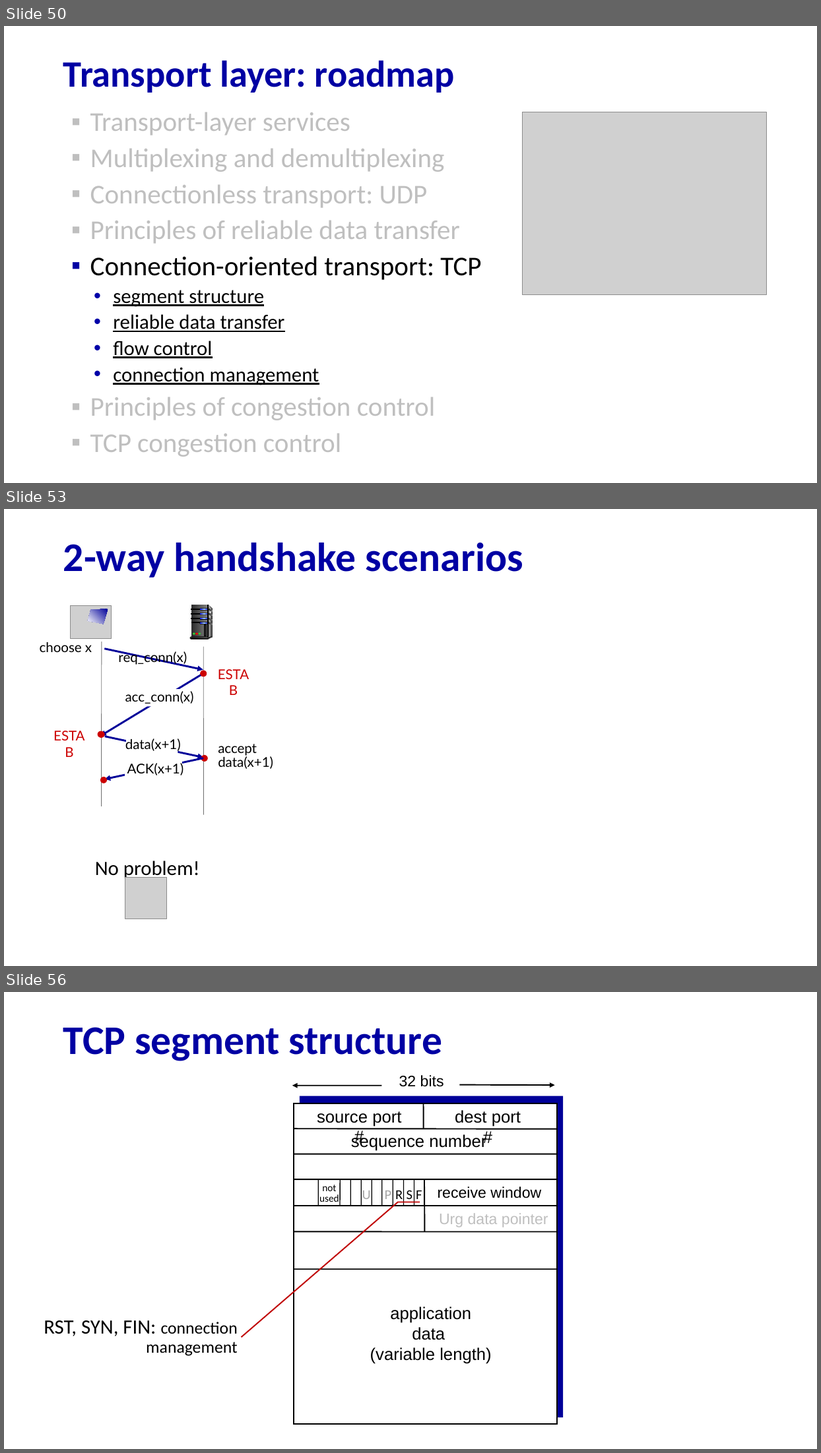
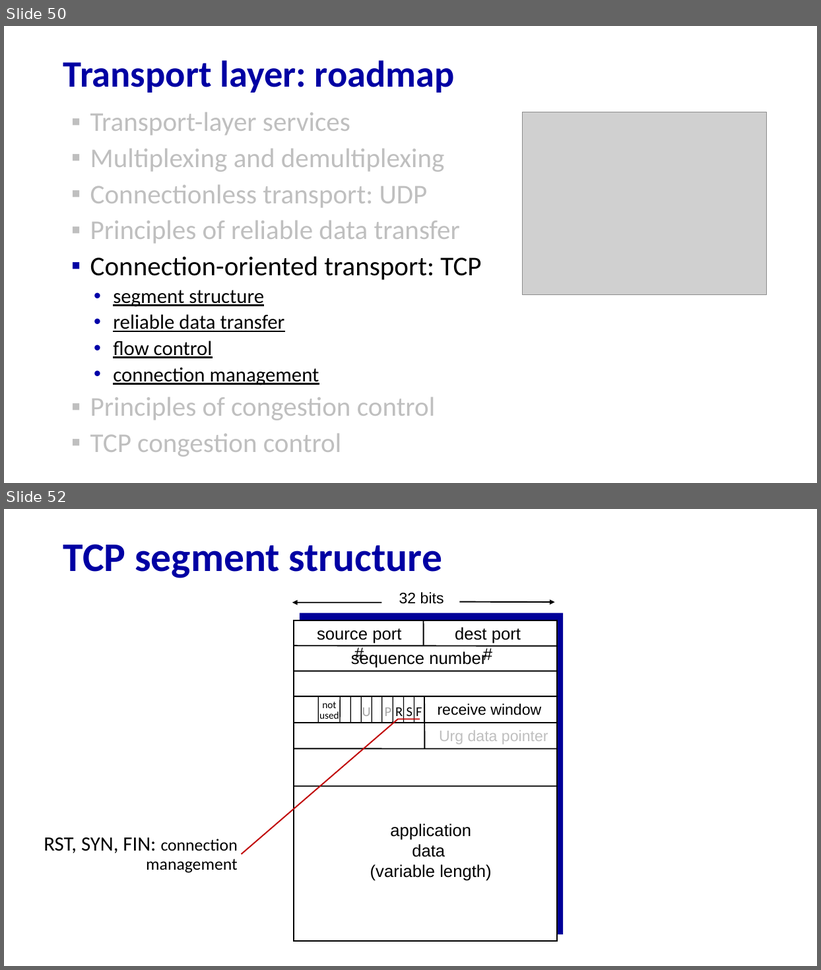
Before and after one commit to minmit/webpage, a slide deck: courses/CS456-F25/lectures/lec07.pptx. Shown one above the other, each under a label of ours: slides 50, 53 and 56 before the commit, slides 50 and 52 after it; the slides between them are not shown. The pictures are 821x1453 and 821x970 pixels, drawn with LibreOffice and Linux fonts; fonts in the diff are those of the drawing; grey boxes stand for pictures. Boxes give left, top, right and bottom in pixels: in the first picture for what was removed or moved away, otherwise in the second. Text is boxed around its words. In the diff, an @@ line names an element or a change of style, - is before the commit and + after.

```diff
--- a/courses/CS456-F25/lectures/lec07.pptx
+++ b/courses/CS456-F25/lectures/lec07.pptx
@@ slide 53 removed at box(4, 509, 817, 966), background #FFFFFF @@
@@ title removed at box(63, 542, 523, 578) @@
-2-way handshake scenarios
@@ group removed at box(40, 605, 259, 747): 10 rounded rectangles, 9 rectangles, 8 freeform shapes, 6 ellipses, 5 texts, 2 arrows, 1 picture @@
-choose x
-req_conn(x)
-ESTAB
-ESTAB
-acc_conn(x)
@@ line removed from (102, 642) to (102, 807) @@
@@ line removed from (203, 647) to (203, 815) @@
@@ ellipse removed at box(98, 731, 104, 738) @@
@@ arrow removed from (104, 737) to (203, 758) @@
@@ text removed at box(125, 739, 181, 753) @@
-data(x+1)
@@ rectangle removed at box(126, 736, 178, 758) @@
@@ text removed at box(218, 744, 273, 769) @@
-accept
-data(x+1)
@@ arrow removed from (203, 758) to (104, 779) @@
@@ rectangle removed at box(125, 757, 182, 784) @@
@@ text removed at box(127, 762, 184, 776) @@
-ACK(x+1)
@@ ellipse removed at box(201, 755, 208, 762) @@
@@ ellipse removed at box(101, 778, 107, 784) @@
@@ text removed at box(95, 861, 200, 881) @@
-No problem!
@@ picture removed at box(125, 877, 166, 919) @@
@@ what was slide 56 is now slide 52 @@
```
Also in this commit, not shown: 2 slides changed, 3 other slides removed, 2 other files.
